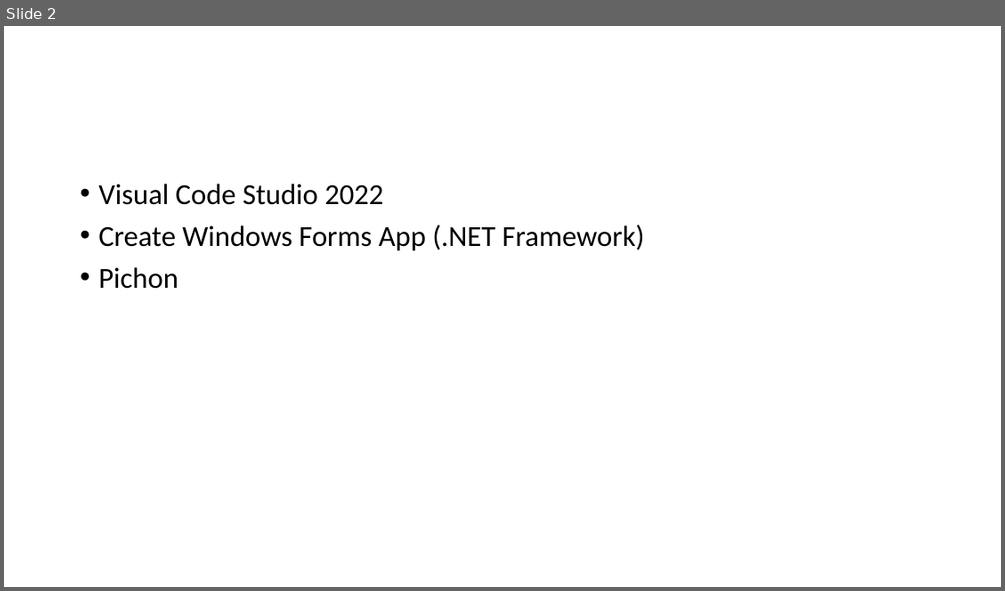
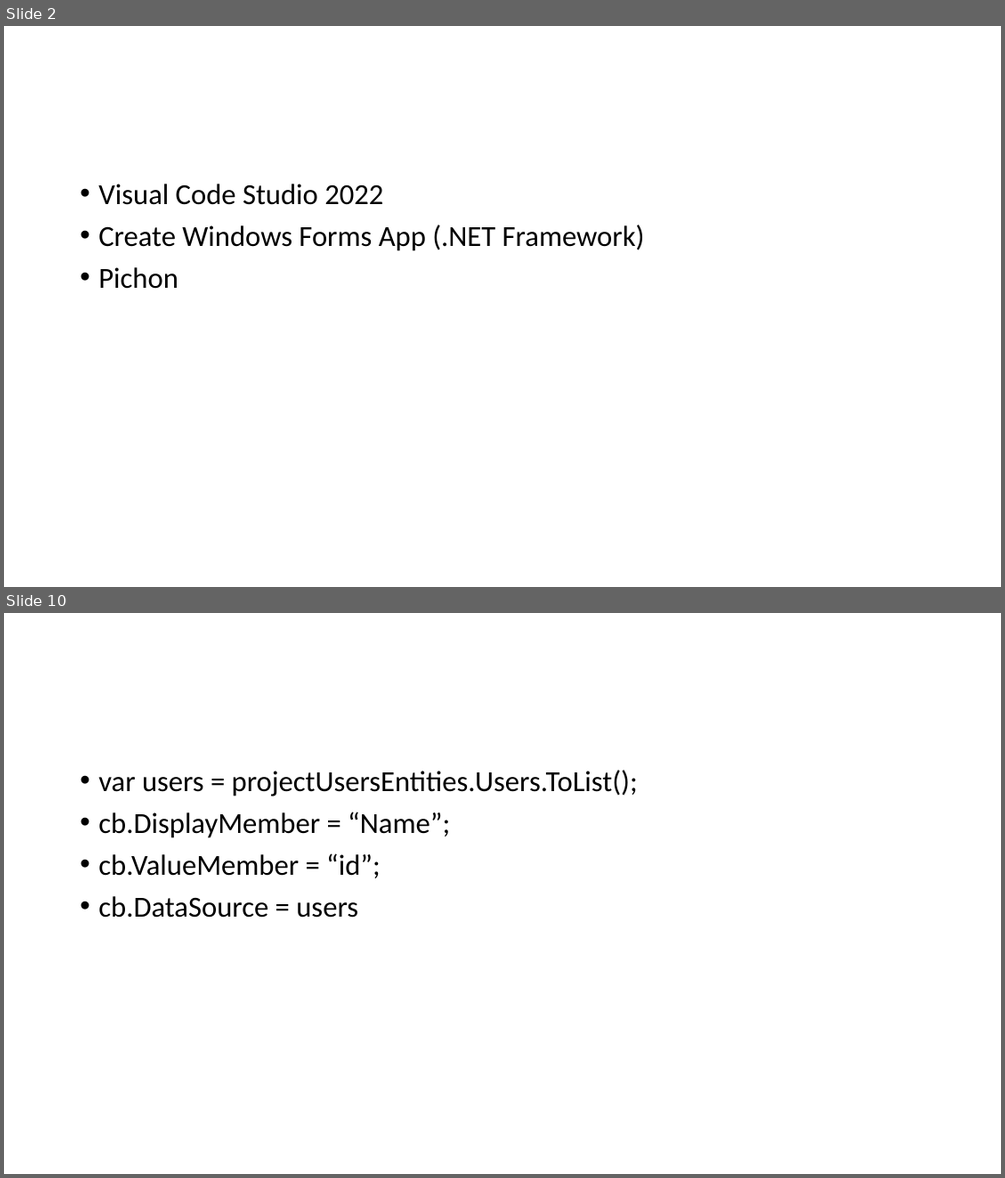
Before and after one commit to benicastro/internship-software-engineer, a slide deck: Serving Intel.pptx. Shown one above the other, each under a label of ours: slide 2 before the commit, slides 2 and 10 after it; the slides between them are not shown. The pictures are 1005x591 and 1005x1178 pixels, drawn with LibreOffice and Linux fonts; fonts in the diff are those of the drawing. Boxes give left, top, right and bottom in pixels: in the first picture for what was removed or moved away, otherwise in the second. Text is boxed around its words. In the diff, an @@ line names an element or a change of style, - is before the commit and + after.

Commit message:
Added tasks to the project

```diff
--- a/Serving Intel.pptx
+++ b/Serving Intel.pptx
@@ slide 10 added at bbox=[4, 613, 1001, 1174], background #FFFFFF @@
@@ text added at bbox=[98, 770, 638, 917], 28 pt, text #000000 @@
+• var users = projectUsersEntities.Users.ToList();
+• cb.DisplayMember = “Name”;
+• cb.ValueMember = “id”;
+• cb.DataSource = users
```
Also in this commit, not shown: 21 other slides added.
